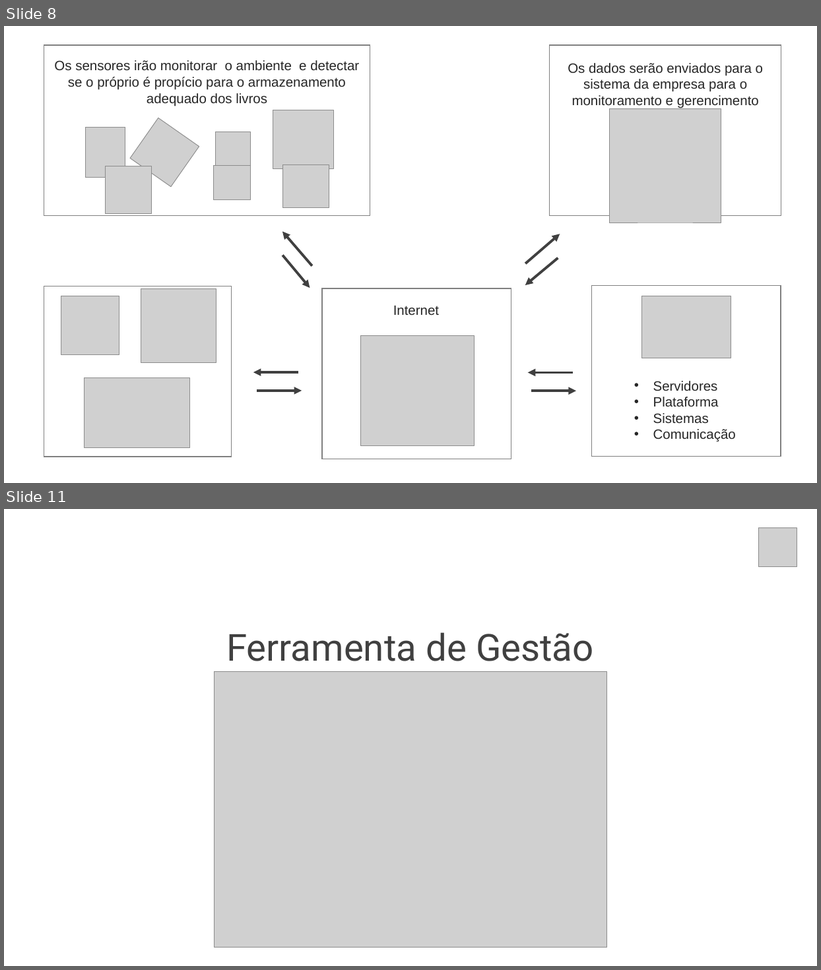
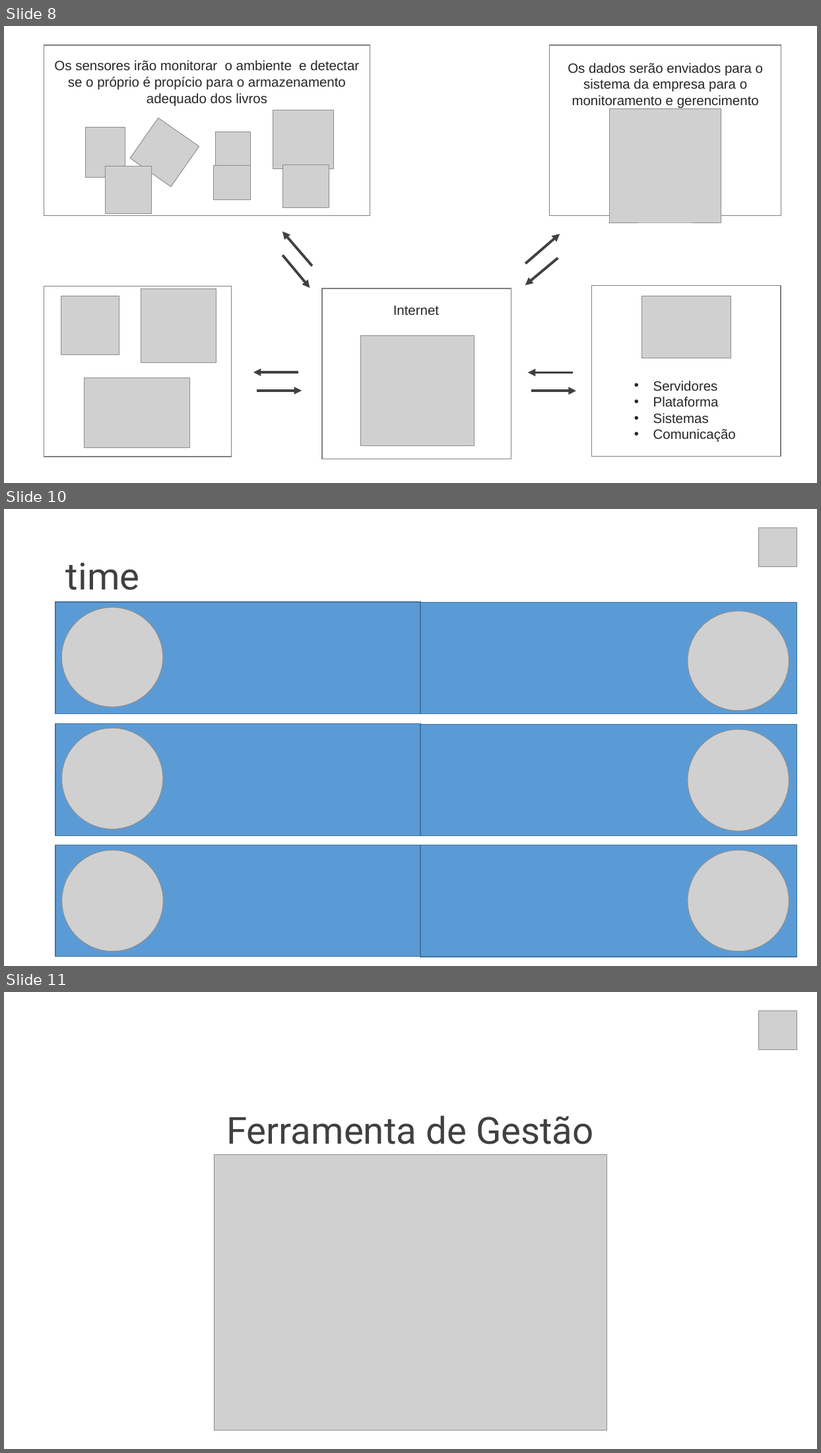
Before and after one commit to gui-ss/projeto-bandtec, a slide deck: documentacao/chameleon.pptx. Shown one above the other, each under a label of ours: slides 8 and 11 before the commit, slides 8, 10 and 11 after it; the slides between them are not shown. The pictures are 821x970 and 821x1453 pixels, drawn with LibreOffice and Linux fonts; fonts in the diff are those of the drawing; grey boxes stand for pictures. Boxes give left, top, right and bottom in pixels: in the first picture for what was removed or moved away, otherwise in the second. Text is boxed around its words. In the diff, an @@ line names an element or a change of style, - is before the commit and + after.

```diff
--- a/documentacao/chameleon.pptx
+++ b/documentacao/chameleon.pptx
@@ slide 10 added at <box>4,509,817,966</box>, background #FFFFFF @@
@@ picture added at <box>758,528,797,566</box> @@
@@ title added at <box>66,562,140,590</box>, 44 pt, text #404040 @@
+time
@@ rectangle added at <box>56,602,420,714</box>, fill #5B9BD5, outline #43739E 1 pt @@
@@ picture added at <box>62,607,163,706</box> @@
@@ rectangle added at <box>420,602,797,714</box>, fill #5B9BD5, outline #43739E 1 pt @@
@@ picture added at <box>688,611,789,710</box> @@
@@ rectangle added at <box>56,723,420,836</box>, fill #5B9BD5, outline #43739E 1 pt @@
@@ rectangle added at <box>420,724,797,836</box>, fill #5B9BD5, outline #43739E 1 pt @@
@@ picture added at <box>62,728,163,829</box> @@
@@ picture added at <box>688,730,789,832</box> @@
@@ rectangle added at <box>56,845,420,957</box>, fill #5B9BD5, outline #43739E 1 pt @@
@@ rectangle added at <box>420,845,797,957</box>, fill #5B9BD5, outline #43739E 1 pt @@
@@ picture added at <box>62,851,163,952</box> @@
@@ picture added at <box>688,851,789,952</box> @@
```
Also in this commit, not shown: 2 slides changed, 1 slide removed, 10 other files.
